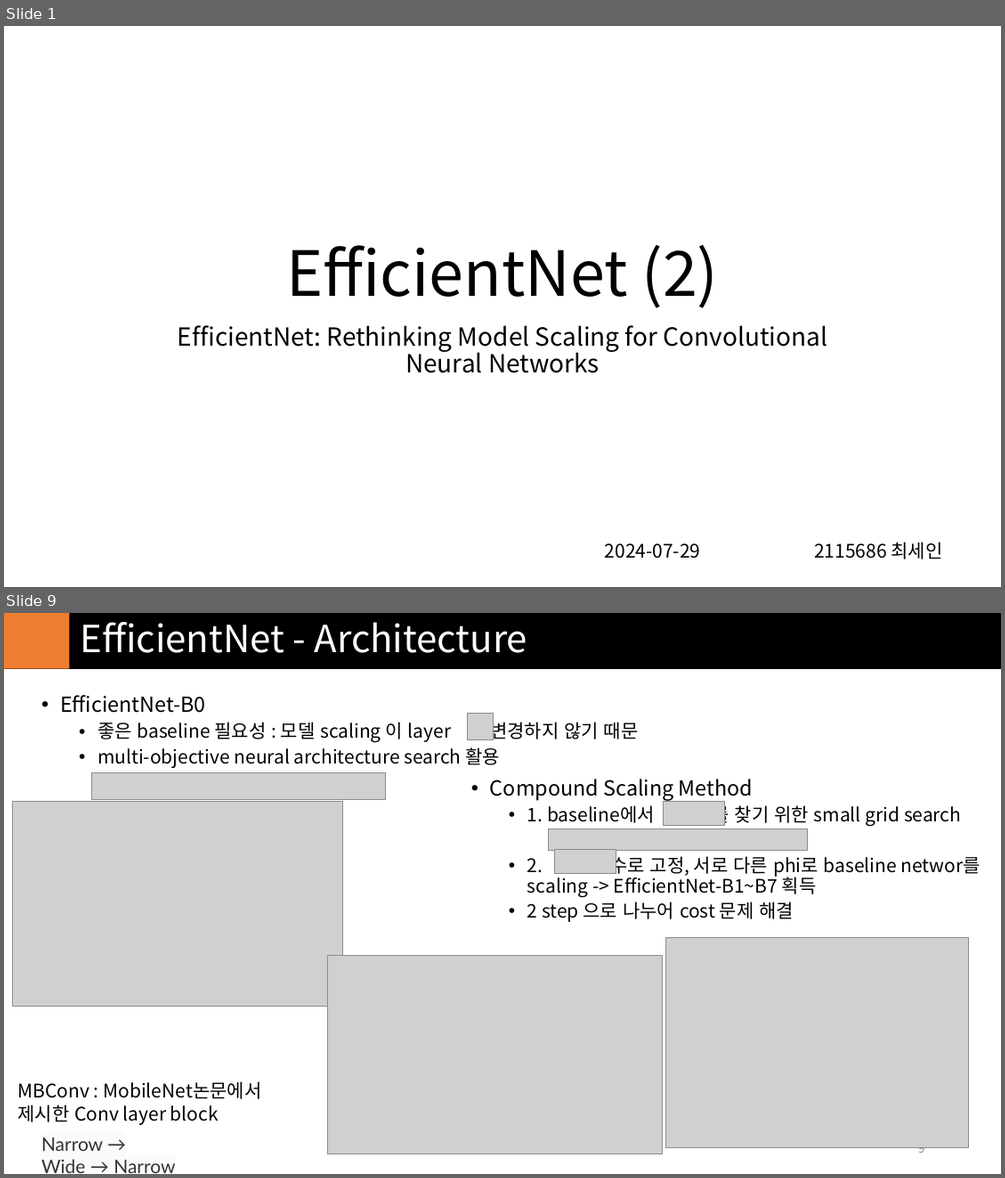
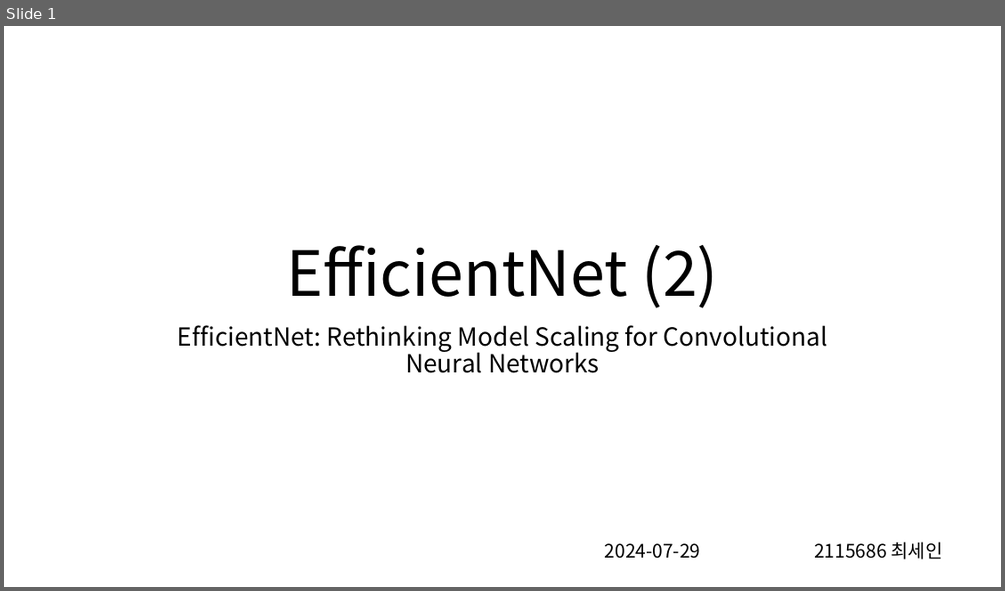
Before and after one commit to in3der/ivpl_Study_Model, a slide deck: EfficientNet/report/NASNet&EfficientNet_2.pptx. Shown one above the other, each under a label of ours: slides 1 and 9 before the commit, slide 1 after it; the slides between them are not shown. The pictures are 1005x1178 and 1005x591 pixels, drawn with LibreOffice and Linux fonts; fonts in the diff are those of the drawing; grey boxes stand for pictures. Boxes give left, top, right and bottom in pixels: in the first picture for what was removed or moved away, otherwise in the second. Text is boxed around its words. In the diff, an @@ line names an element or a change of style, - is before the commit and + after.

Commit message:
EfficientNet

```diff
--- a/EfficientNet/report/NASNet&EfficientNet_2.pptx
+++ b/EfficientNet/report/NASNet&EfficientNet_2.pptx
@@ slide 9 removed at [4,613,1001,1174], background #FFFFFF @@
@@ rectangle removed at [4,613,1001,668] @@
@@ rectangle removed at [4,613,70,668] @@
@@ title removed at [80,622,528,653] @@
-EfficientNet - Architecture
@@ text removed at [60,695,639,768] @@
-• EfficientNet-B0
-  • 좋은 baseline 필요성 : 모델 scaling 이 layer 를 변경하지 않기 때문
-  • multi-objective neural architecture search 활용
@@ picture removed at [468,714,493,740] @@
@@ picture removed at [91,773,386,800] @@
@@ text removed at [490,779,980,922] @@
-• Compound Scaling Method
-  • 1. baseline에서 를 찾기 위한 small grid search
-  • 2. 상수로 고정, 서로 다른 phi로 baseline networ를 scaling -> EfficientNet-B1~B7 획득
-  • 2 step 으로 나누어 cost 문제 해결
@@ picture removed at [13,802,343,1006] @@
@@ picture removed at [663,802,724,826] @@
@@ picture removed at [549,828,807,851] @@
@@ picture removed at [554,850,615,873] @@
@@ picture removed at [328,956,663,1153] @@
@@ picture removed at [666,938,968,1148] @@
@@ text removed at [18,1081,261,1125] @@
-MBConv : MobileNet논문에서 제시한 Conv layer block
@@ text removed at [41,1137,175,1173] @@
-Narrow → Wide → Narrow
@@ page number removed at [918,1147,925,1156] @@
-9
```
Also in this commit, not shown: 3 slides changed, 6 slides added, 7 other slides removed, 1 other file.
